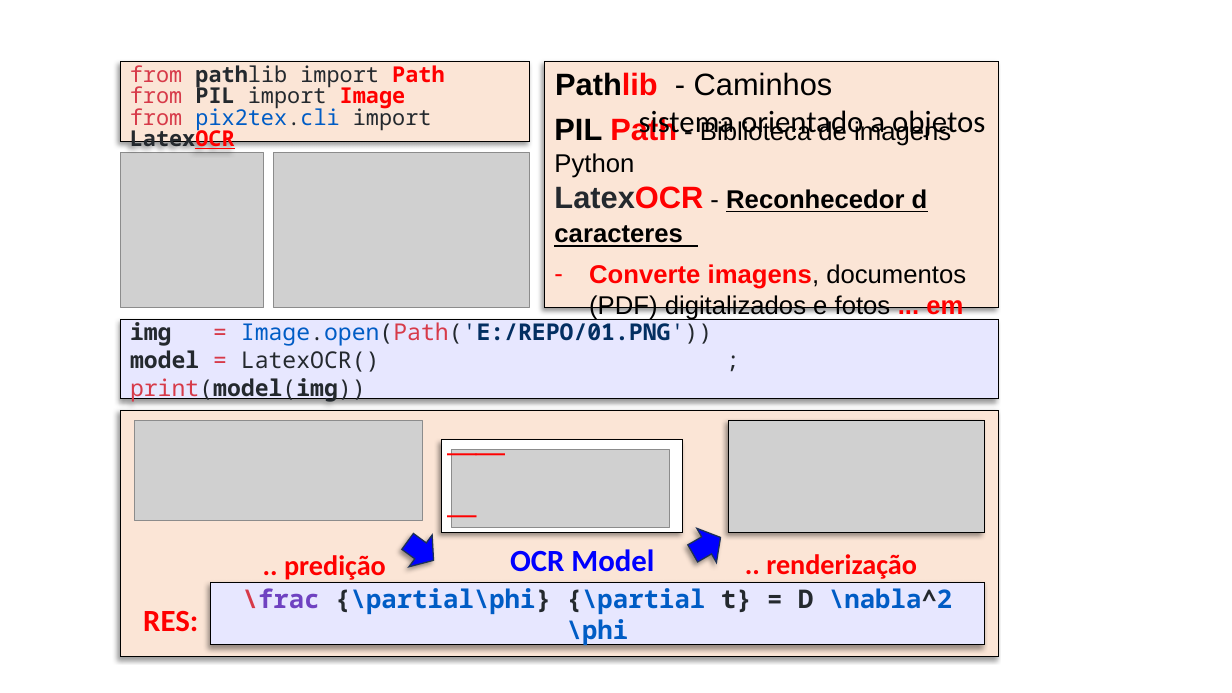
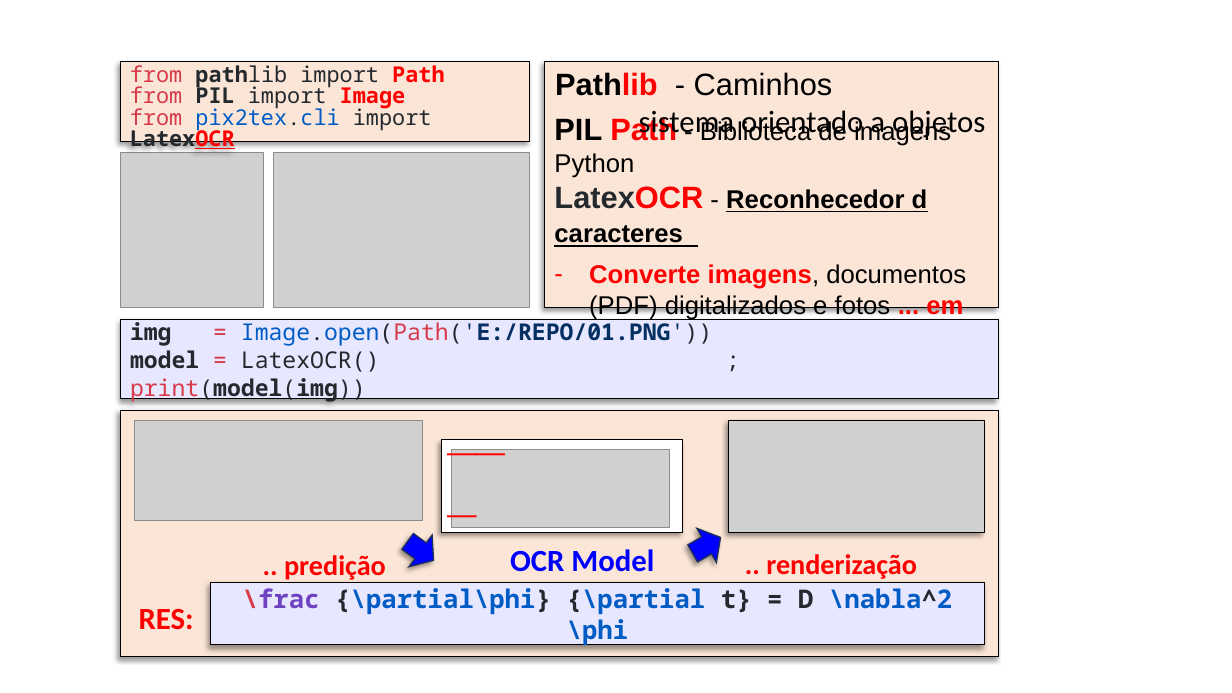
Before and after one commit to grossiRM/CDF_ON, a slide deck: slide 1 of 05_Linkedin_Posts/01_Latex.pptx. Drawn at 1232x693 pixels with LibreOffice and Linux fonts; fonts in the diff are those of the drawing; grey boxes stand for pictures. Boxes give left, top, right and bottom in pixels: in the first picture for what was removed or moved away, otherwise in the second. Text is boxed around its words. In the diff, an @@ line names an element or a change of style, - is before the commit and + after.

```diff
--- a/05_Linkedin_Posts/01_Latex.pptx
+++ b/05_Linkedin_Posts/01_Latex.pptx
@@ text "RES:": place and size @@
-text "RES:" at [143,611,198,632]
+text "RES:" at [139,609,194,630]
```
Also in this commit, not shown: 1 slide added, 9 other files.
